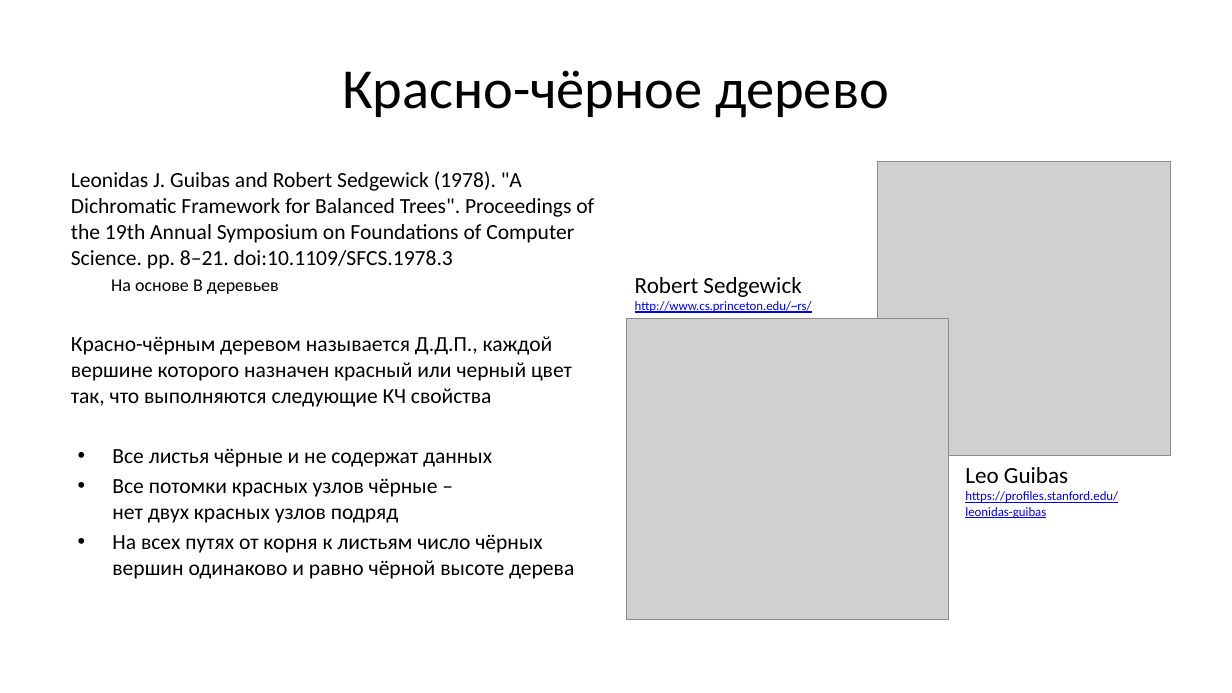
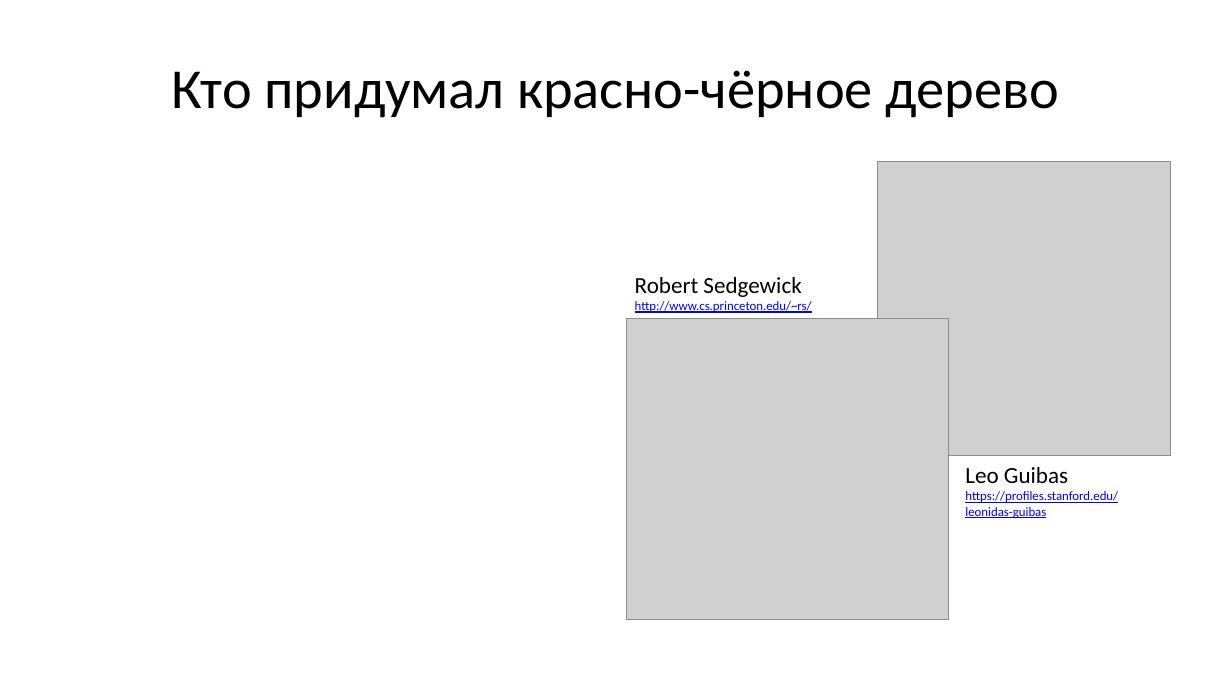
Before and after one commit to Evgueni-Petrov-aka-espetrov/Algorithms-and-Programming-in-C-pptx, a slide deck: slide 59 of 19 Б и КЧ деревья.pptx (slide 15 before the commit). Drawn at 1232x693 pixels with LibreOffice and Linux fonts; fonts in the diff are those of the drawing; grey boxes stand for pictures. Boxes give left, top, right and bottom in pixels: in the first picture for what was removed or moved away, otherwise in the second. Text is boxed around its words. In the diff, an @@ line names an element or a change of style, - is before the commit and + after.

```diff
--- a/19 Б и КЧ деревья.pptx
+++ b/19 Б и КЧ деревья.pptx
@@ title at [171,70,1060,118]: text changed @@
-Красно-чёрное дерево
+Кто придумал красно-чёрное дерево
@@ text removed at [71,171,594,579] @@
-Leonidas J. Guibas and Robert Sedgewick (1978). "A Dichromatic Framework for Balanced Trees". Proceedings of the 19th Annual Symposium on Foundations of Computer Science. pp. 8–21. doi:10.1109/SFCS.1978.3
-  На основе B деревьев
-Красно-чёрным деревом называется Д.Д.П., каждой вершине которого назначен красный или черный цвет так, что выполняются следующие КЧ свойства
-• Все листья чёрные и не содержат данных
-• Все потомки красных узлов чёрные –
-  нет двух красных узлов подряд
-• На всех путях от корня к листьям число чёрных вершин одинаково и равно чёрной высоте дерева
```
Also in this commit, not shown: 12 other slides changed, 105 slides added, 1 slide removed.
